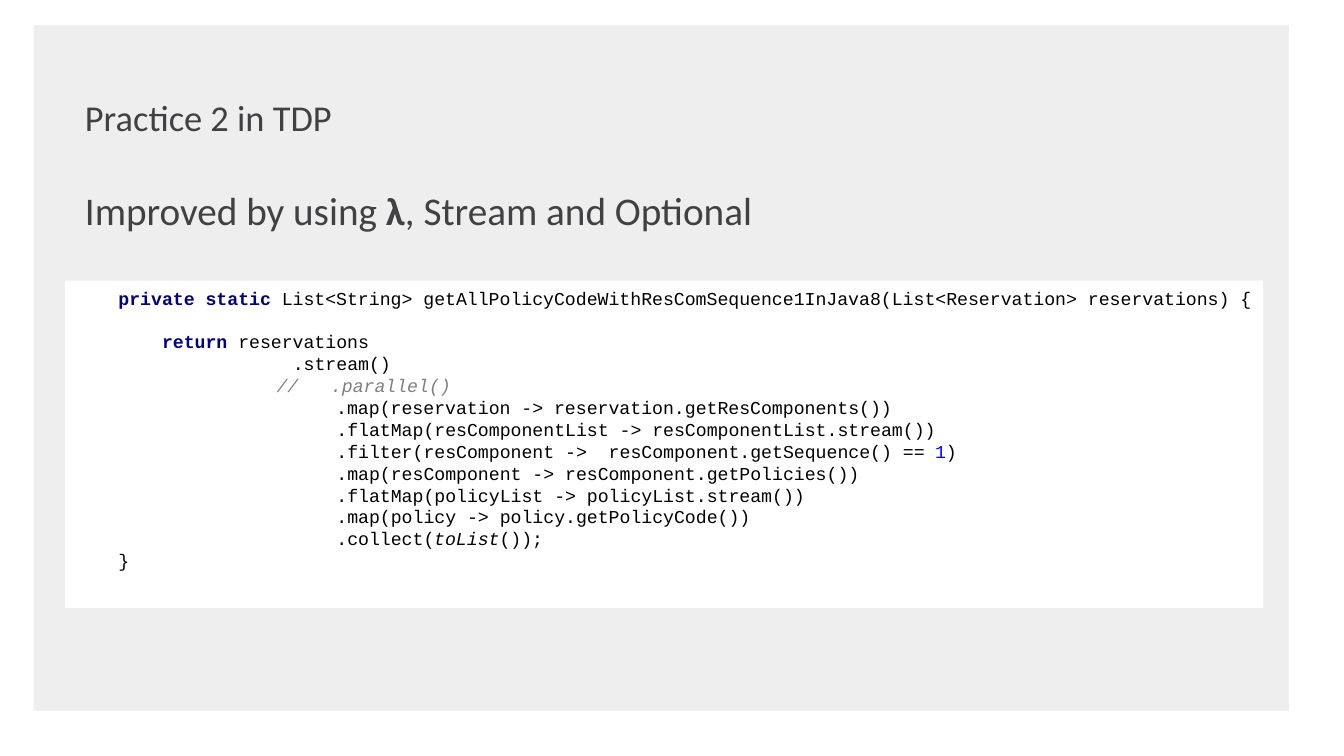
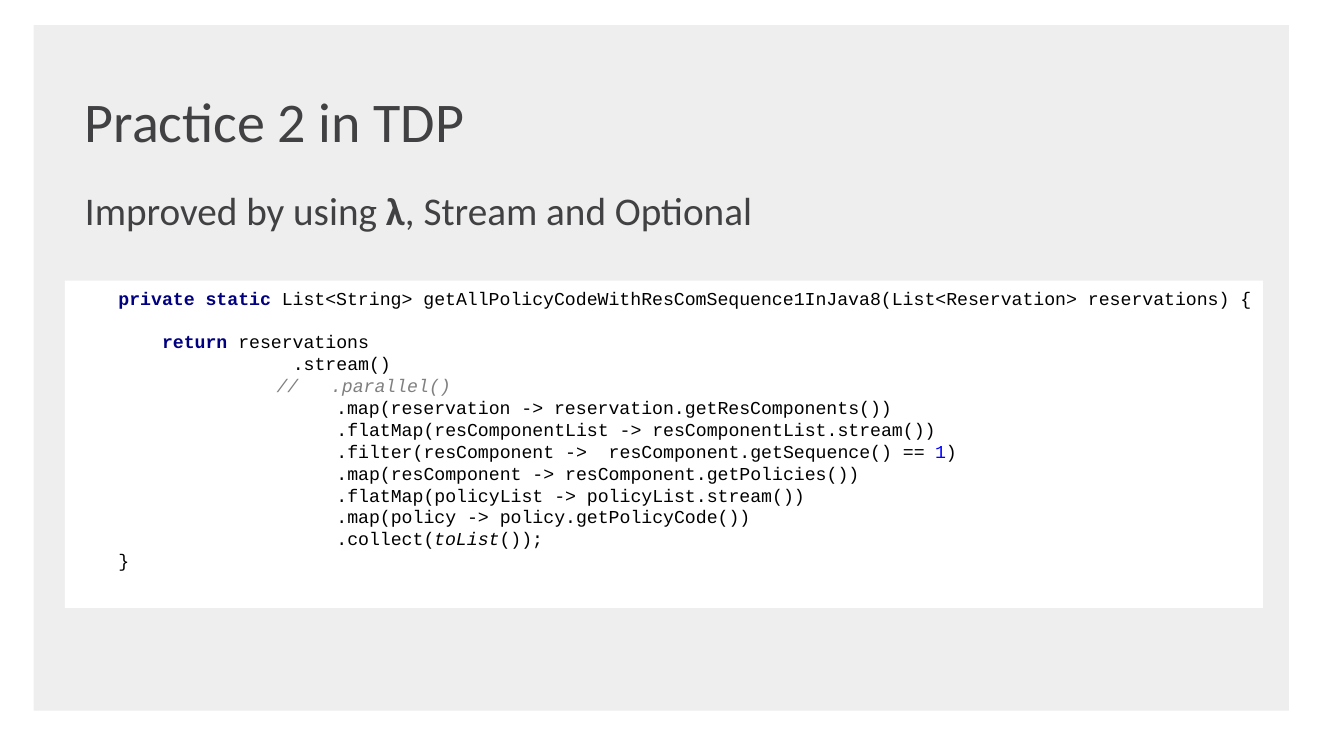
Before and after one commit to shaojie-xu-kp/Java8_lunch_learn, a slide deck: slide 43 of Java 8 & TDP.pptx. Drawn at 1344x756 pixels with LibreOffice and Linux fonts; fonts in the diff are those of the drawing; background and template pictures are left out. Boxes give left, top, right and bottom in pixels: in the first picture for what was removed or moved away, otherwise in the second. Text is boxed around its words. In the diff, an @@ line names an element or a change of style, - is before the commit and + after.

```diff
--- a/Java 8 & TDP.pptx
+++ b/Java 8 & TDP.pptx
@@ text "Practice 2 in TDP" at [85, 103, 465, 143]: size 26 to 40 pt @@
```
Also in this commit, not shown: 8 other slides changed, 1 other file.
